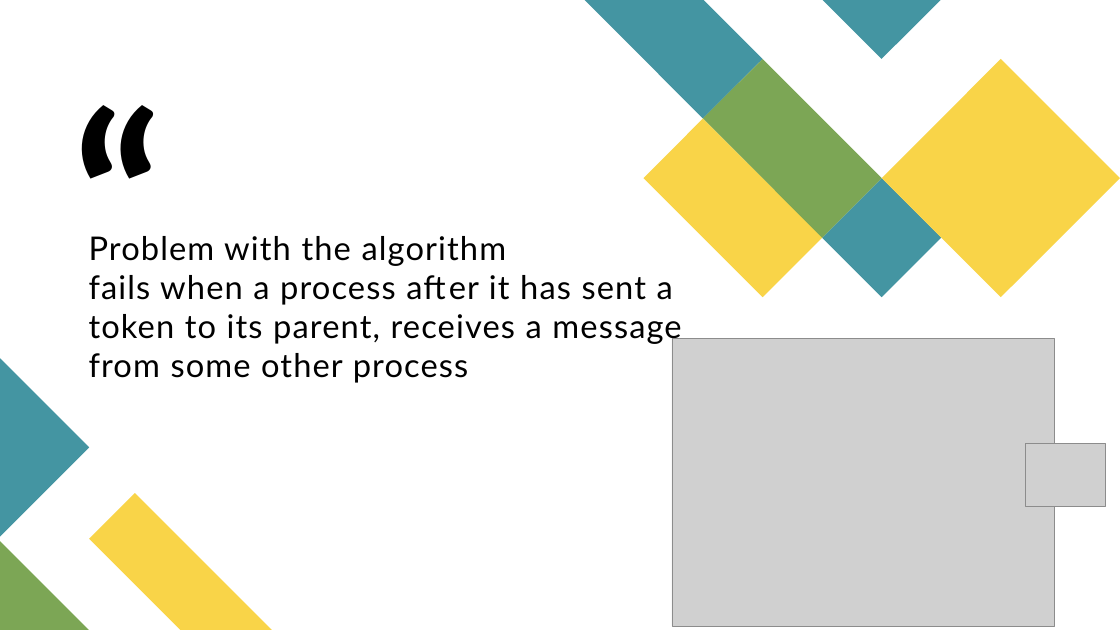
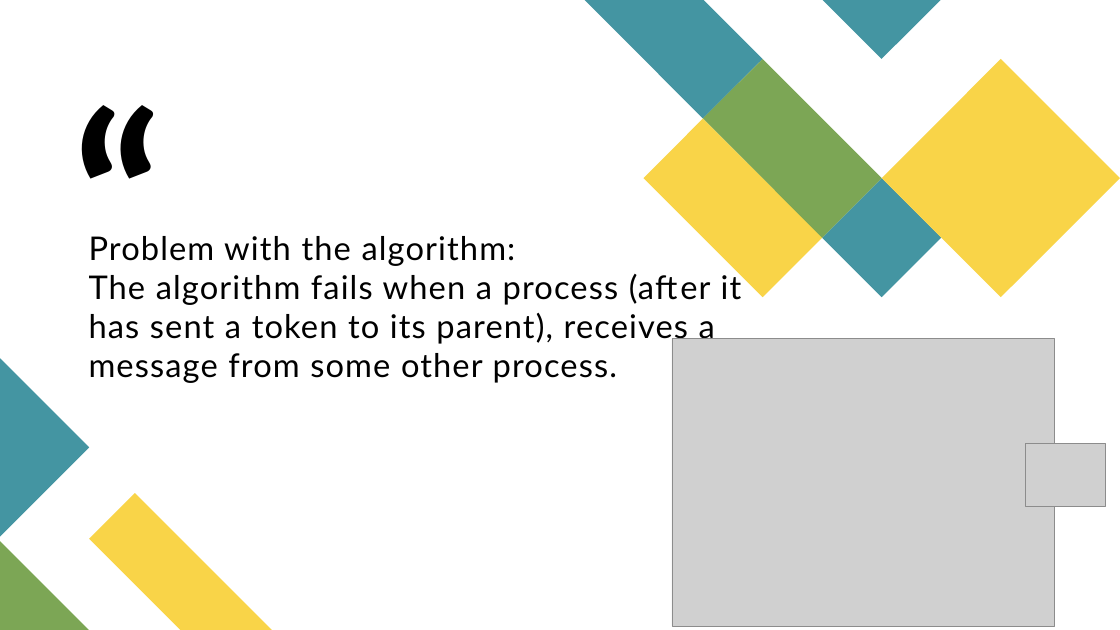
Before and after one commit to adisarip/DS_Project, a slide deck: slide 5 of presentation/Presentation.pptx. Drawn at 1120x630 pixels with LibreOffice and Linux fonts; fonts in the diff are those of the drawing; grey boxes stand for pictures. Boxes give left, top, right and bottom in pixels: in the first picture for what was removed or moved away, otherwise in the second. Text is boxed around its words. In the diff, an @@ line names an element or a change of style, - is before the commit and + after.

```diff
--- a/presentation/Presentation.pptx
+++ b/presentation/Presentation.pptx
@@ title at (89, 236, 742, 383): text changed @@
-Problem with the algorithm
-fails when a process after it has sent a token to its parent, receives a message from some other process
+Problem with the algorithm:
+The algorithm fails when a process (after it has sent a token to its parent), receives a message from some other process.
```
Also in this commit, not shown: 9 other slides changed.
